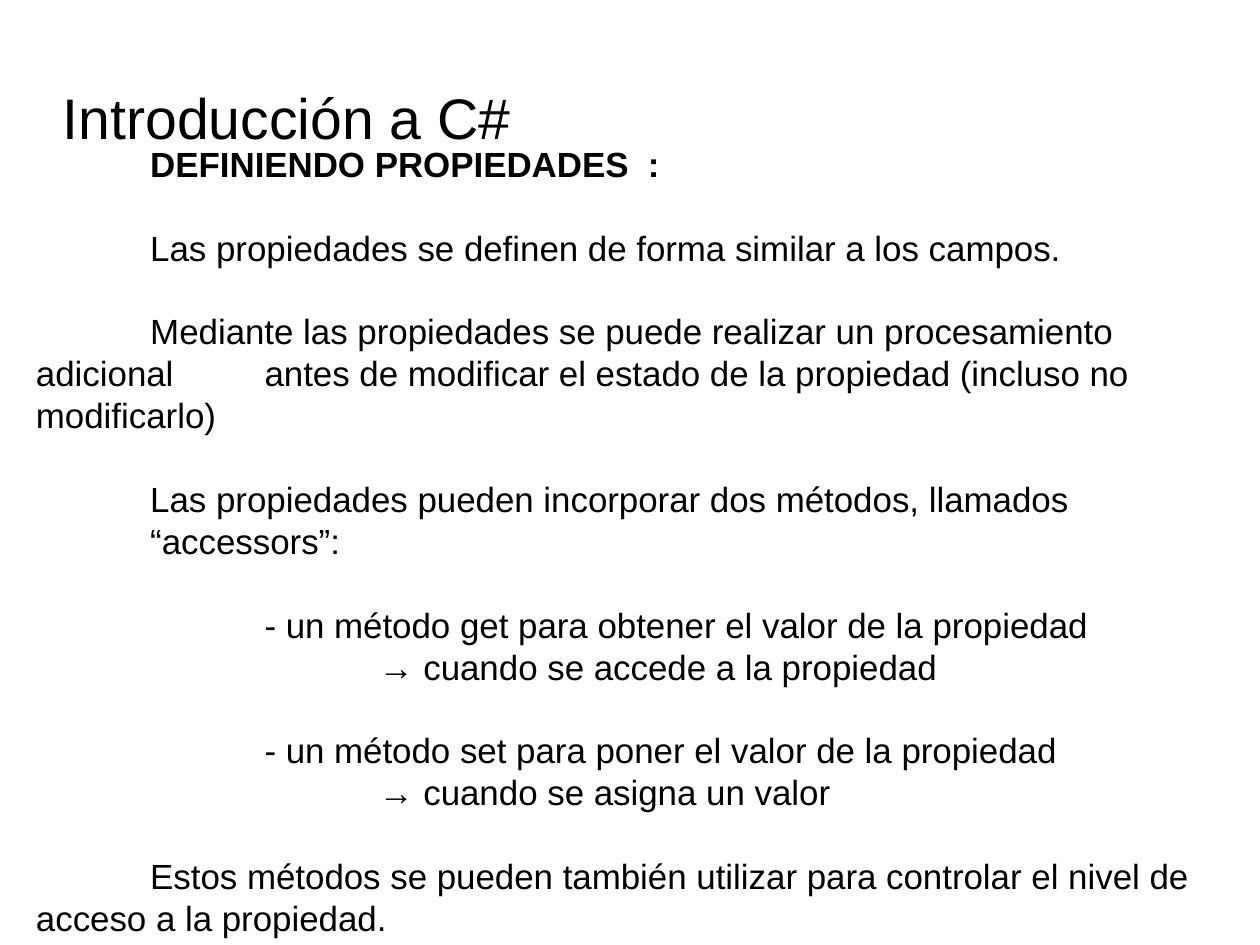
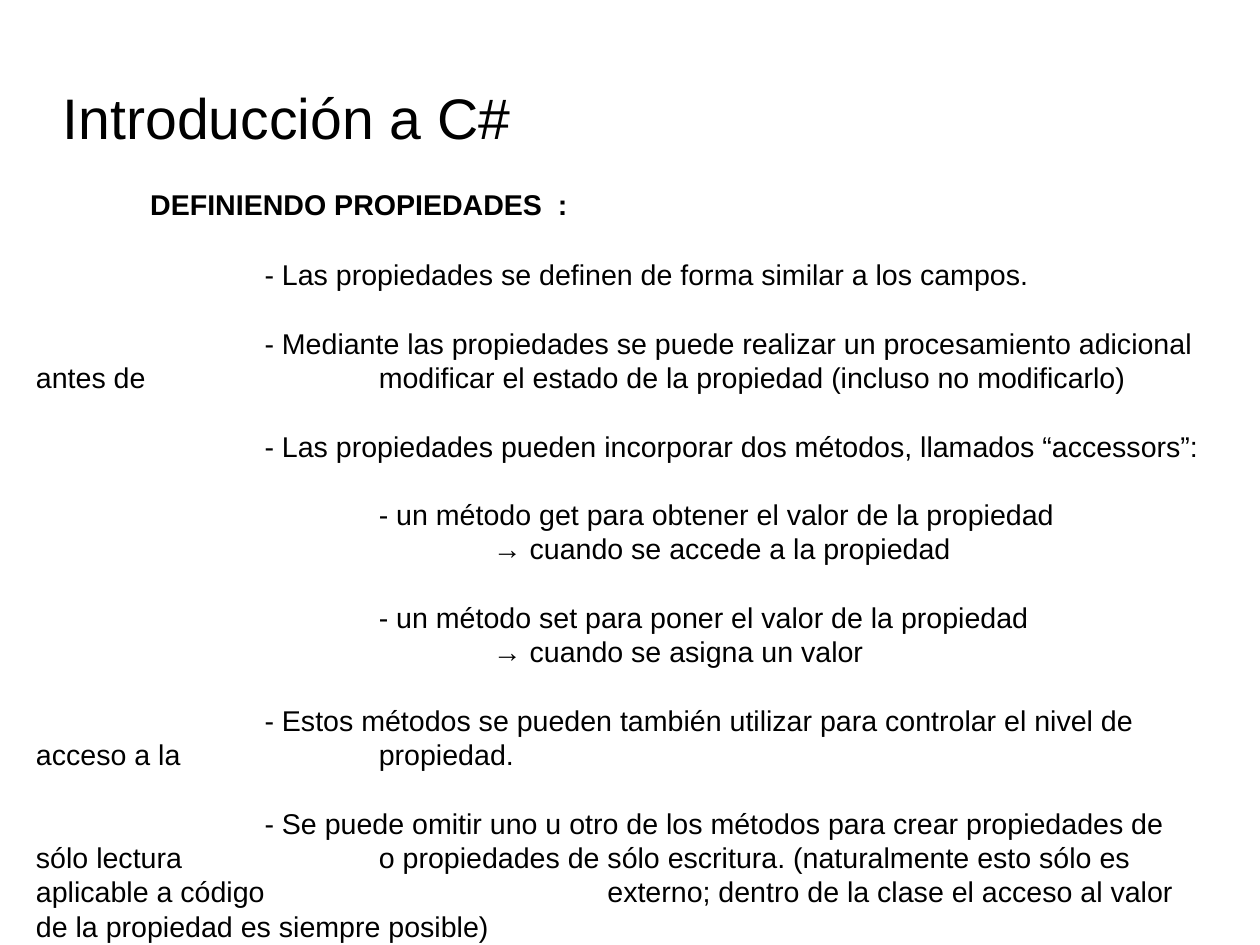
Before and after one commit to videojuegos-abastos/PMV, a slide deck: slide 6 of te/Tema 4 (Chema)/t4.3.- Definiendo miembros de una clase.odp (slide 5 before the commit). Drawn at 1260x945 pixels with LibreOffice and Linux fonts; fonts in the diff are those of the drawing; background and template pictures are left out. Boxes give left, top, right and bottom in pixels: in the first picture for what was removed or moved away, otherwise in the second. Text is boxed around its words. In the diff, an @@ line names an element or a change of style, - is before the commit and + after.

```diff
--- a/te/Tema 4 (Chema)/t4.3.- Definiendo miembros de una clase.odp
+++ b/te/Tema 4 (Chema)/t4.3.- Definiendo miembros de una clase.odp
@@ text "DEFINIENDO PROPIEDADES :" at box(36, 195, 1197, 908): vertical alignment middle to top @@
@@ text at box(150, 195, 1053, 668): size 22 to 18 pt in "DEFINIENDO PROPIEDADES :", "- un método get para obtener el ...", "→ cuando se accede a la propiedad", "- un método set para poner el ..." and 1 more places @@
@@ text at box(282, 264, 1197, 462): text changed; size 22 to 18 pt @@
-Las propiedades se definen de forma similar a los campos.
-Mediante las propiedades se puede realizar un procesamiento adicional antes de modificar el estado de la propiedad (incluso no modificarlo)
-Las propiedades pueden incorporar dos métodos, llamados “accessors”:
+- Las propiedades se definen de forma similar a los campos.
+- Mediante las propiedades se puede realizar un procesamiento adicional antes de modificar el estado de la propiedad (incluso no modificarlo)
+- Las propiedades pueden incorporar dos métodos, llamados “accessors”:
@@ text at box(36, 710, 1173, 908): text changed; size 22 to 18 pt @@
-Estos métodos se pueden también utilizar para controlar el nivel de acceso a la propiedad.
+- Estos métodos se pueden también utilizar para controlar el nivel de acceso a la propiedad.
+- Se puede omitir uno u otro de los métodos para crear propiedades de sólo lectura o propiedades de sólo escritura. (naturalmente esto sólo es aplicable a código externo; dentro de la clase el acceso al valor de la propiedad es siempre posible)
```
Also in this commit, not shown: 20 other slides changed, 1 slide added, 4 slides removed, 1 other file.
